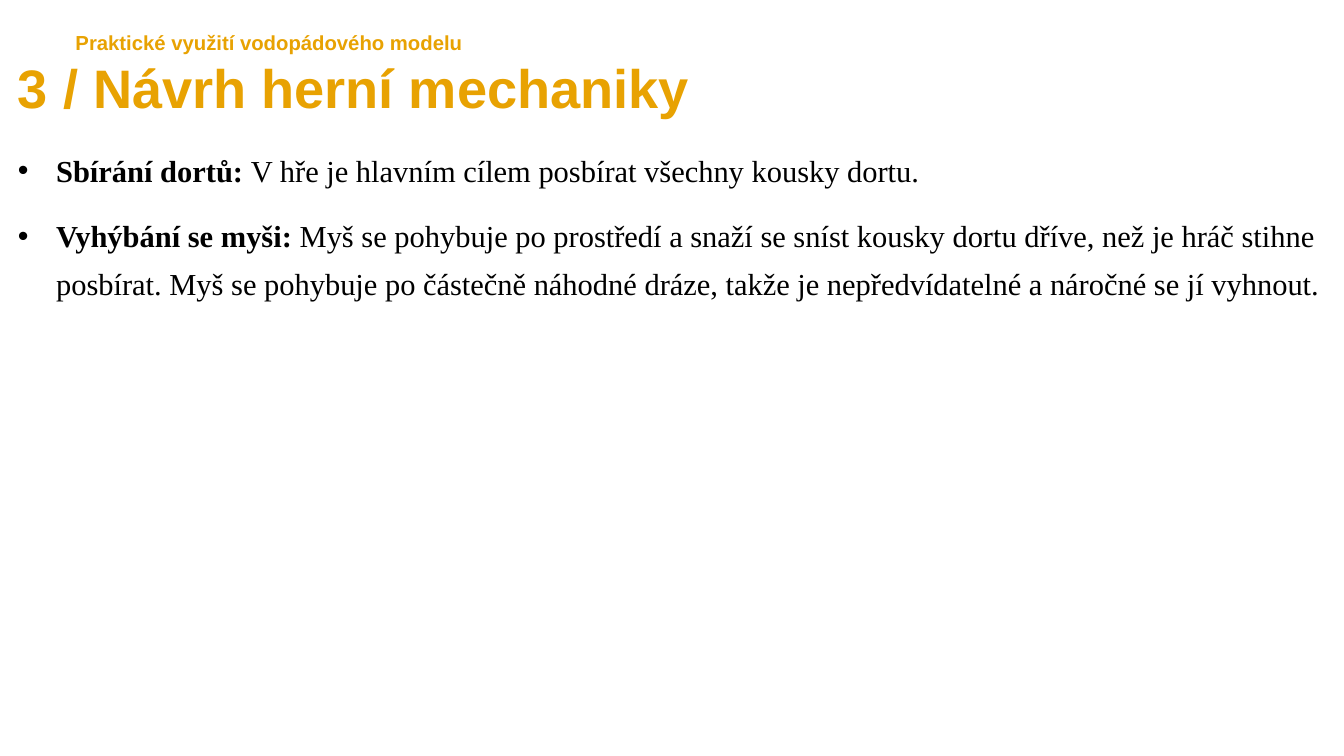
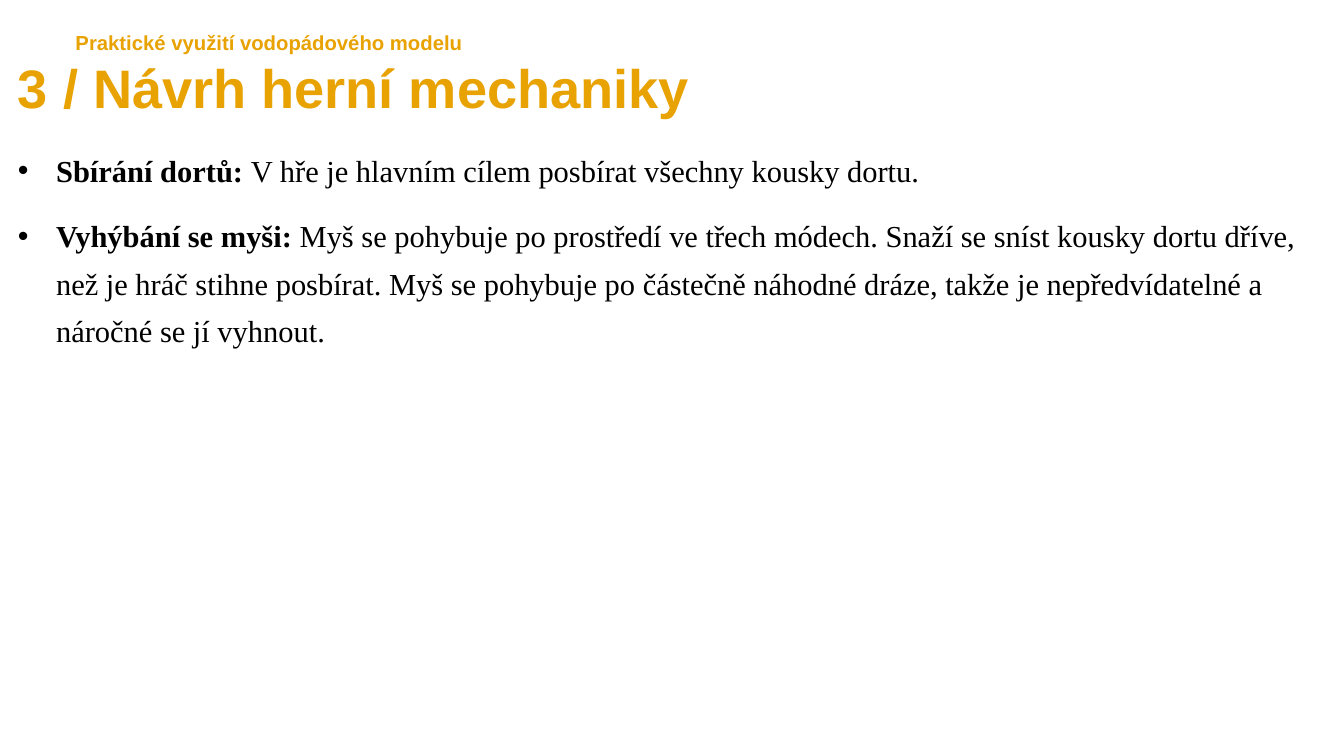
Before and after one commit to marecekroman/GregGame, a slide deck: slide 5 of Gregs Game.pptx. Drawn at 1344x756 pixels with LibreOffice and Linux fonts; fonts in the diff are those of the drawing. Boxes give left, top, right and bottom in pixels: in the first picture for what was removed or moved away, otherwise in the second. Text is boxed around its words. In the diff, an @@ line names an element or a change of style, - is before the commit and + after.

```diff
--- a/Gregs Game.pptx
+++ b/Gregs Game.pptx
@@ text at box(56, 225, 1295, 349): text changed @@
-• Vyhýbání se myši: Myš se pohybuje po prostředí a snaží se sníst kousky dortu dříve, než je hráč stihne posbírat. Myš se pohybuje po částečně náhodné dráze, takže je nepředvídatelné a náročné se jí vyhnout.
+• Vyhýbání se myši: Myš se pohybuje po prostředí ve třech módech. Snaží se sníst kousky dortu dříve, než je hráč stihne posbírat. Myš se pohybuje po částečně náhodné dráze, takže je nepředvídatelné a náročné se jí vyhnout.
```
Also in this commit, not shown: 5 other slides changed, 1 slide added, 24 other files.
